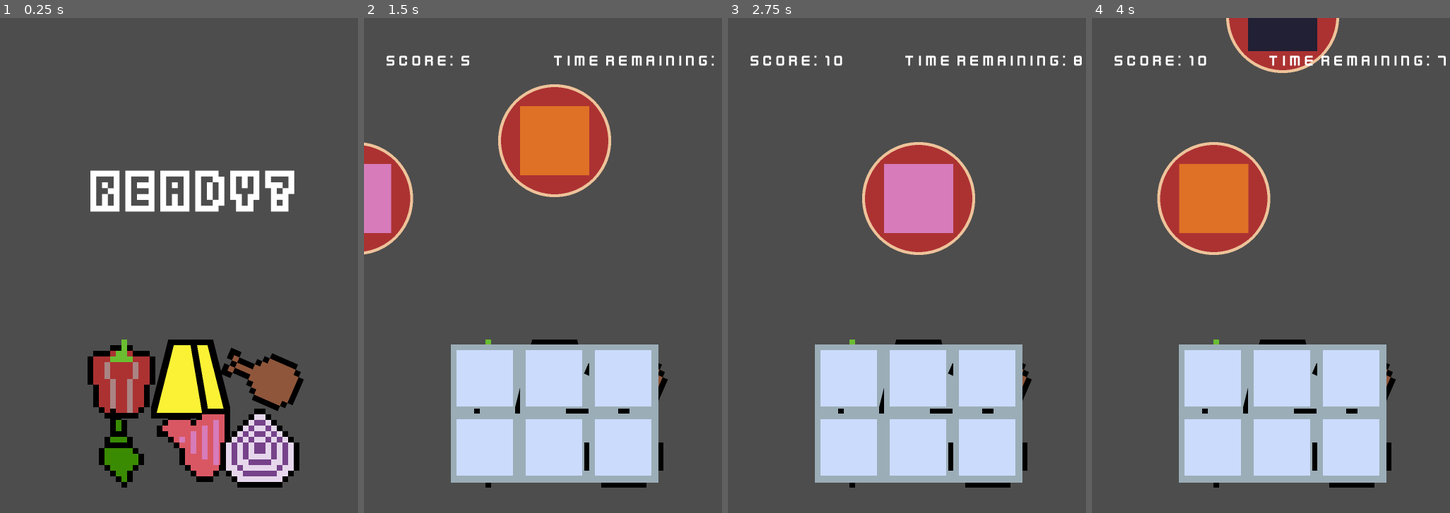
Above: before the commit, frames 1-4 (left to right).
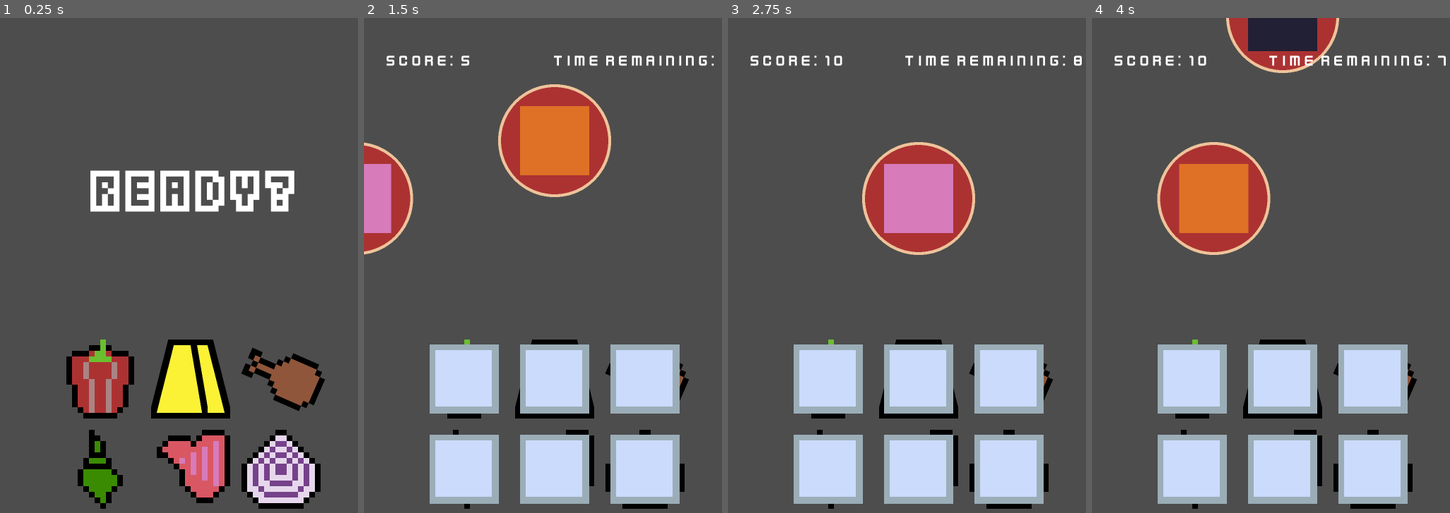
Above: after the commit, the same moments.

Repository: msanatan/EasyPizza
Game: Godot game, scene res://levels/main/game.tscn
The game is run twice, just before and just after one commit, with the same random seed, the same clock (stepped at 60 frames per second) and the same inputs.
Inputs (mouse positions are in pixels of both pictures, inside the frame that each line leads up to):
- Up to frame 1 (0.25 s): no input
- Up to frame 2 (1.5 s): tap Enter at 0.5 s; move the mouse to (485, 379) at 0.52 s; click (485, 379) at 0.6 s; move the mouse to (553, 379) at 1.27 s; click (553, 379) at 1.35 s
- Up to frame 3 (2.75 s): move the mouse to (989, 379) at 2.02 s; click (989, 379) at 2.1 s
- Up to frame 4 (4 s): move the mouse to (1213, 448) at 2.77 s; click (1213, 448) at 2.85 s; move the mouse to (1281, 448) at 3.52 s; click (1281, 448) at 3.6 s

The runs differ from the first frame. In frame 1, 12% of the frame differs, in the area x 18-91%, y 64-100%; in frame 2, 13%; in frame 3, 13%; in frame 4, 13%.

Commit message:
Update size of ingredients

Diff:
--- a/levels/main/game.gd
+++ b/levels/main/game.gd
@@ -7,7 +7,7 @@
 @export var resources_path: String = "res://ingredients/variations/"
 @export var ingredient_scene: PackedScene
 @export var mode: Difficuluty
-@export var ingredient_size = 196
+@export var ingredient_size = 256
 @export var row_size = 3
 @export var score_increment = 5
 @export var round_duration_seconds = 60
